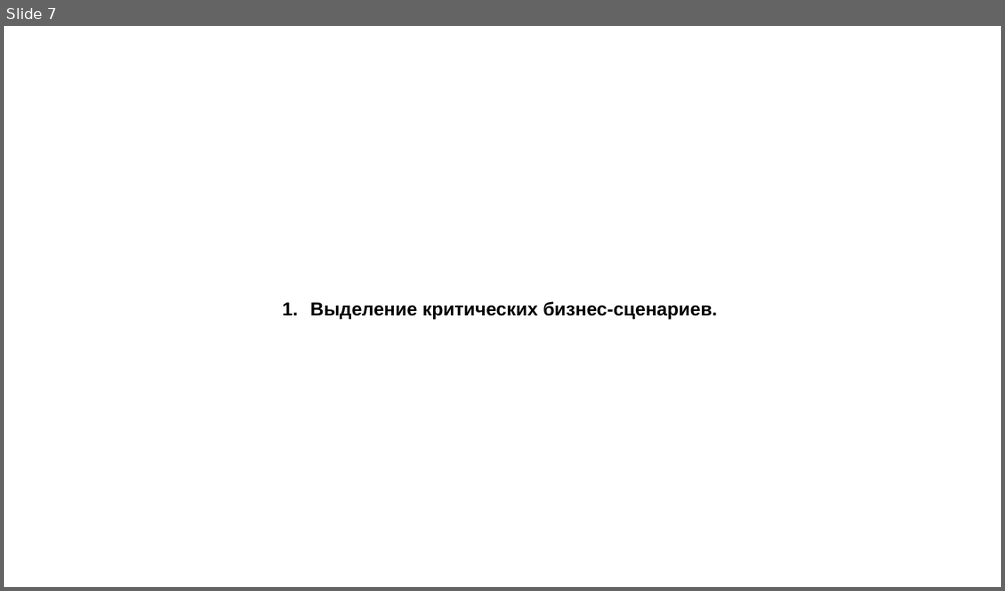
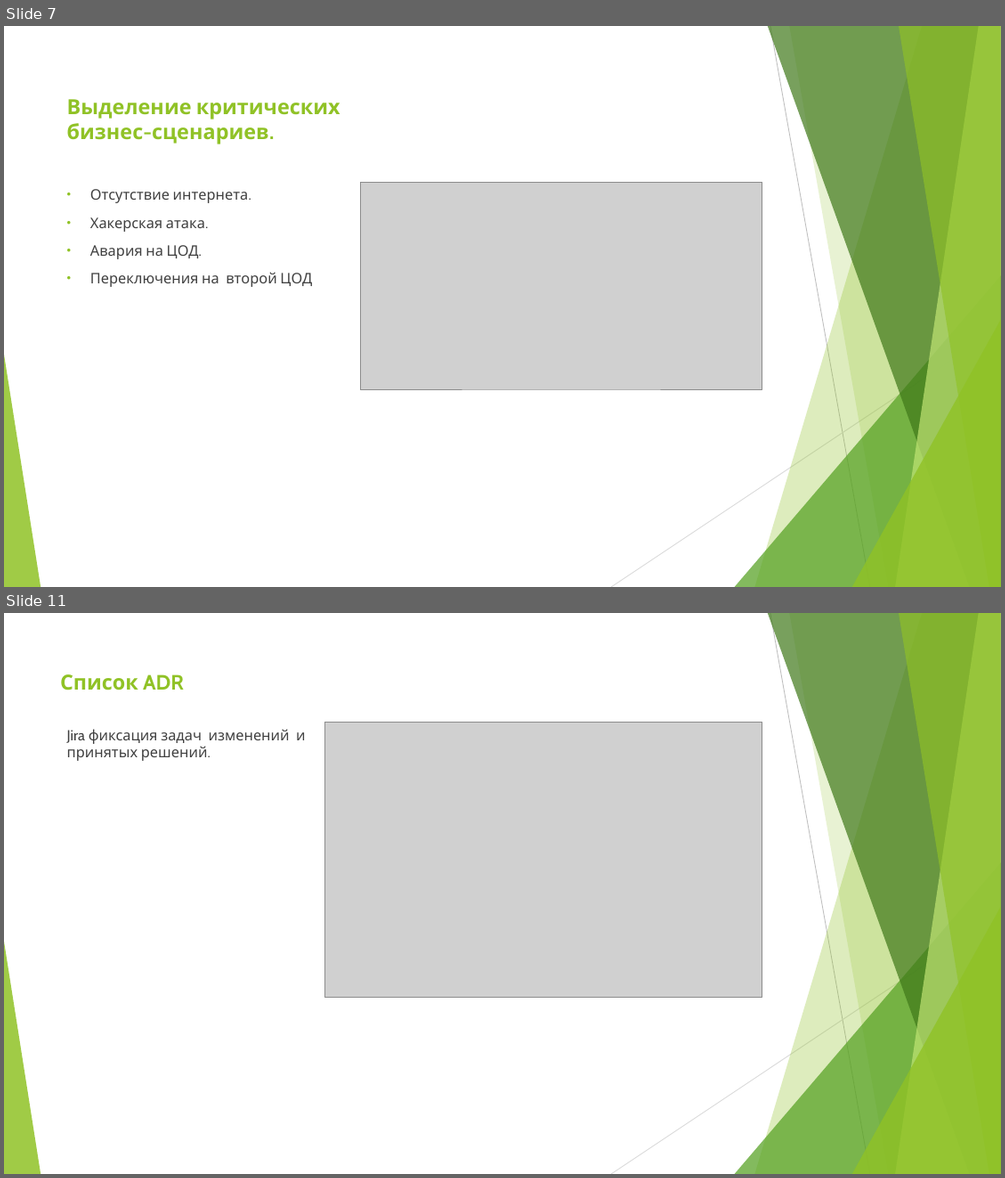
Before and after one commit to eafonasyev/diplom, a slide deck: diplom/diplom_prezentation.pptx. Shown one above the other, each under a label of ours: slide 7 before the commit, slides 7 and 11 after it; the slides between them are not shown. The pictures are 1005x591 and 1005x1178 pixels, drawn with LibreOffice and Linux fonts; fonts in the diff are those of the drawing; grey boxes stand for pictures. Boxes give left, top, right and bottom in pixels: in the first picture for what was removed or moved away, otherwise in the second. Text is boxed around its words. In the diff, an @@ line names an element or a change of style, - is before the commit and + after.

```diff
--- a/diplom/diplom_prezentation.pptx
+++ b/diplom/diplom_prezentation.pptx
@@ slide 11 added at box(4, 613, 1001, 1174), background #FFFFFF; not listed: 10 template elements that a slide beside it also shows @@
@@ title added at box(60, 674, 184, 690), 20 pt, text #90C226, bold @@
+Список ADR
@@ text added at box(67, 729, 306, 761), 14 pt, text #404040 @@
+Jira фиксация задач изменений и принятых решений.
@@ picture added at box(324, 722, 762, 997) @@
@@ slide 7 changed as well @@
@@ title "Выделение критических бизнес-сценариев.": place and size @@
-title "Выделение критических бизнес-сценариев." at box(310, 301, 718, 319)
+title "Выделение критических бизнес-сценариев." at box(67, 99, 340, 144)
@@ title "Выделение критических бизнес-сценариев." at box(67, 99, 340, 144): size 18 to 20 pt, font Arial to Cabin, text colour #000000 to #90C226; bullet 1. to none; line spacing 1.15 to 1; vertical alignment top to bottom @@
@@ picture added at box(361, 183, 762, 389) @@
@@ text added at box(90, 189, 312, 287), 14 pt, text #404040 @@
+• Отсутствие интернета.
+• Хакерская атака.
+• Авария на ЦОД.
+• Переключения на второй ЦОД
@@ group added at box(4, 26, 1001, 587): 5 freeform shapes, 3 triangles, 2 lines @@
```
Also in this commit, not shown: 2 other slides changed, 11 other slides added, 14 slides removed, 1 other file.
